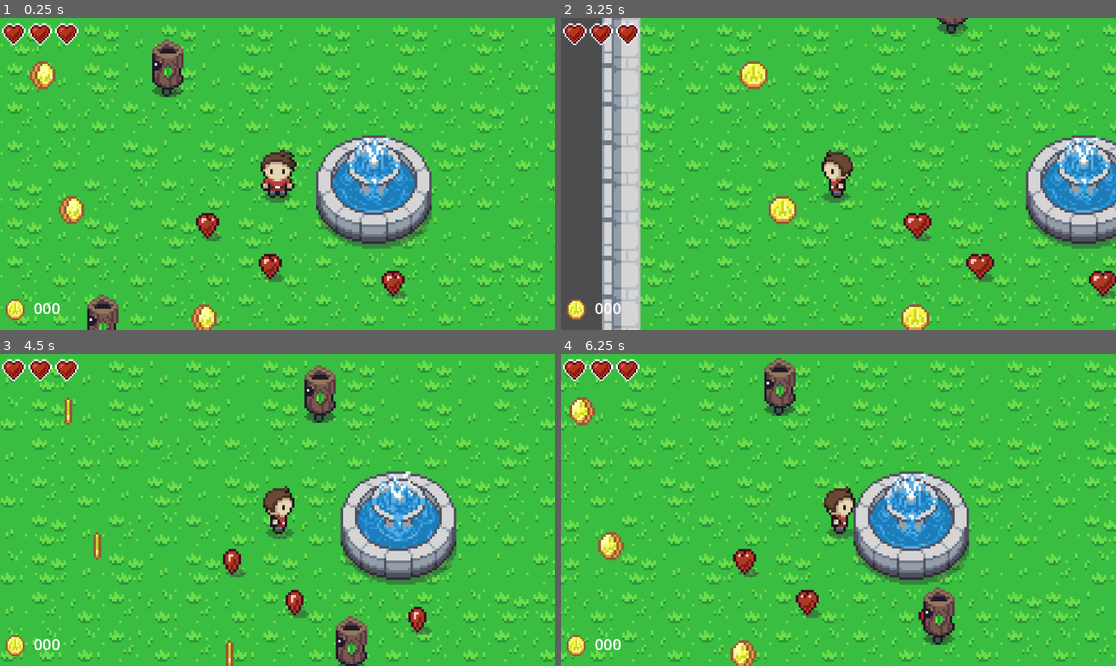
Above: before the commit, frames 1-4 (two rows, left to right).
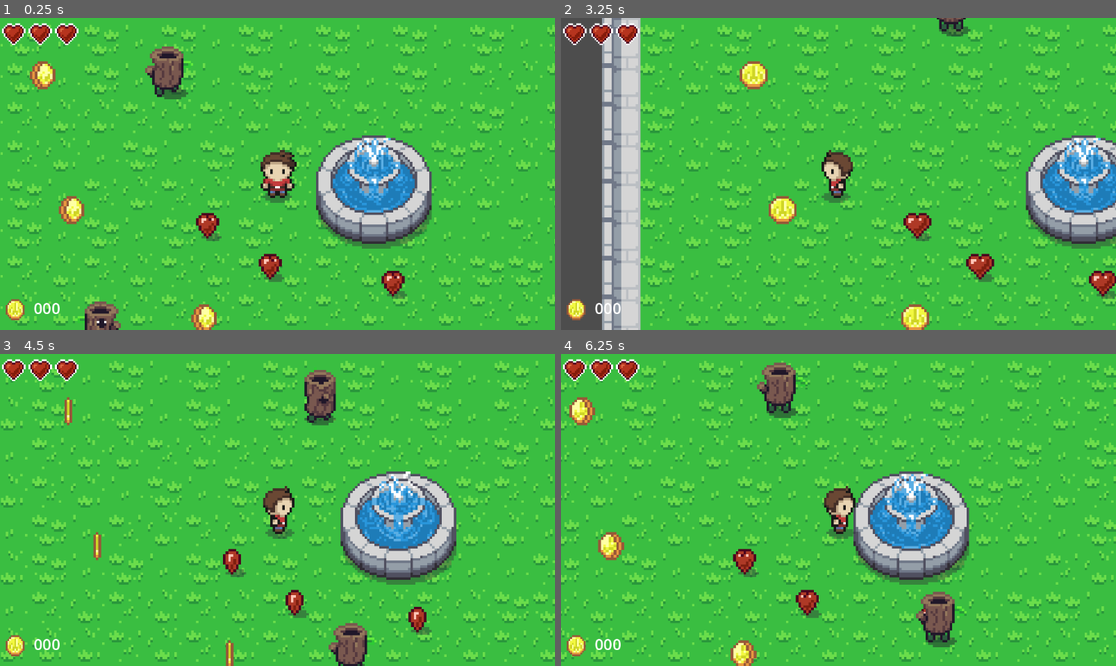
Above: after the commit, the same moments.

Repository: danielathome19/Game-Design-I
Game: Godot game, scene res://topdown.tscn
Same seed, same stepped clock (60 frames per second), same inputs: the game is played once before the commit and once after it. This scene is started directly instead of the project's main scene.
Inputs (mouse positions are in pixels of both pictures, inside the frame that each line leads up to):
- Up to frame 1 (0.25 s): no input
- Up to frame 2 (3.25 s): move the mouse to (960, 158) at 0.52 s; hold Right (ui_right) 0.53-1.25 s; tap ` (toggle_gravity) at 0.6, 2.1 s; click (960, 158) at 0.67 s; tap Keypad Enter (ui_accept) at 0.77 s; drag from (727, 189) to (610, 211) at 1.27 s; move the mouse to (894, 105) at 2.02 s; hold Left (ui_left) 2.03-2.75 s; drag from (810, 236) to (755, 74) at 2.77 s
- Up to frame 3 (4.5 s): move the mouse to (444, 556) at 3.52 s; hold Right (ui_right) 3.53-4.25 s; tap ` (toggle_gravity) at 3.6 s; tap Keypad Enter (ui_accept) at 3.77 s; drag from (111, 463) to (233, 559) at 4.27 s
- Up to frame 4 (6.25 s): move the mouse to (866, 510) at 5.02 s; hold Right (ui_right) 5.03-5.75 s; tap ` (toggle_gravity) at 5.1 s; click (866, 510) at 5.17 s; drag from (755, 432) to (744, 559) at 5.77 s

The runs differ from the first frame. In frame 1, 1.3% of the frame differs, in the area x 13-35%, y 6-100%; in frame 2, 0.2%; in frame 3, 1.3%; in frame 4, 1.5%, in the area x 35-74%, y 1-94%.

Commit message:
Update 12/4

Diff:
--- /dev/null
+++ b/entities/tdenemy.tscn
@@ -0,0 +1,191 @@
+[gd_scene load_steps=23 format=3 uid="uid://crhsvti6a6w87"]
+
+[ext_resource type="Script" path="res://tdenemy.gd" id="1_i2o0k"]
+[ext_resource type="Texture2D" uid="uid://2h28gnaxob7k" path="res://assets/log.png" id="2_0cdbb"]
+
+[sub_resource type="RectangleShape2D" id="RectangleShape2D_4vy1l"]
+size = Vector2(14.5, 24)
+
+[sub_resource type="RectangleShape2D" id="RectangleShape2D_l7j64"]
+size = Vector2(20, 22)
+
+[sub_resource type="AtlasTexture" id="AtlasTexture_yn4qx"]
+atlas = ExtResource("2_0cdbb")
+region = Rect2(0, 96, 32, 32)
+
+[sub_resource type="AtlasTexture" id="AtlasTexture_r7jxs"]
+atlas = ExtResource("2_0cdbb")
+region = Rect2(0, 0, 32, 32)
+
+[sub_resource type="AtlasTexture" id="AtlasTexture_tet7w"]
+atlas = ExtResource("2_0cdbb")
+region = Rect2(32, 0, 32, 32)
+
+[sub_resource type="AtlasTexture" id="AtlasTexture_okjr7"]
+atlas = ExtResource("2_0cdbb")
+region = Rect2(64, 0, 32, 32)
+
+[sub_resource type="AtlasTexture" id="AtlasTexture_gr82t"]
+atlas = ExtResource("2_0cdbb")
+region = Rect2(96, 0, 32, 32)
+
+[sub_resource type="AtlasTexture" id="AtlasTexture_hddus"]
+atlas = ExtResource("2_0cdbb")
+region = Rect2(0, 96, 32, 32)
+
+[sub_resource type="AtlasTexture" id="AtlasTexture_fmg8p"]
+atlas = ExtResource("2_0cdbb")
+region = Rect2(32, 96, 32, 32)
+
+[sub_resource type="AtlasTexture" id="AtlasTexture_dofhl"]
+atlas = ExtResource("2_0cdbb")
+region = Rect2(64, 96, 32, 32)
+
+[sub_resource type="AtlasTexture" id="AtlasTexture_037dw"]
+atlas = ExtResource("2_0cdbb")
+region = Rect2(96, 96, 32, 32)
+
+[sub_resource type="AtlasTexture" id="AtlasTexture_ihil6"]
+atlas = ExtResource("2_0cdbb")
+region = Rect2(0, 64, 32, 32)
+
+[sub_resource type="AtlasTexture" id="AtlasTexture_wnfqv"]
+atlas = ExtResource("2_0cdbb")
+region = Rect2(32, 64, 32, 32)
+
+[sub_resource type="AtlasTexture" id="AtlasTexture_gf5ps"]
+atlas = ExtResource("2_0cdbb")
+region = Rect2(64, 64, 32, 32)
+
+[sub_resource type="AtlasTexture" id="AtlasTexture_tqskm"]
+atlas = ExtResource("2_0cdbb")
+region = Rect2(96, 64, 32, 32)
+
+[sub_resource type="AtlasTexture" id="AtlasTexture_tahhj"]
+atlas = ExtResource("2_0cdbb")
+region = Rect2(0, 32, 32, 32)
+
+[sub_resource type="AtlasTexture" id="AtlasTexture_i1bvf"]
+atlas = ExtResource("2_0cdbb")
+region = Rect2(32, 32, 32, 32)
+
+[sub_resource type="AtlasTexture" id="AtlasTexture_yjayh"]
+atlas = ExtResource("2_0cdbb")
+region = Rect2(64, 32, 32, 32)
+
+[sub_resource type="AtlasTexture" id="AtlasTexture_2c8o7"]
+atlas = ExtResource("2_0cdbb")
+region = Rect2(96, 32, 32, 32)
+
+[sub_resource type="SpriteFrames" id="SpriteFrames_pmimh"]
+animations = [{
+"frames": [{
+"duration": 1.0,
+"texture": SubResource("AtlasTexture_yn4qx")
+}],
+"loop": true,
+"name": &"default",
+"speed": 5.0
+}, {
+"frames": [{
+"duration": 1.0,
+"texture": SubResource("AtlasTexture_r7jxs")
+}, {
+"duration": 1.0,
+"texture": SubResource("AtlasTexture_tet7w")
+}, {
+"duration": 1.0,
+"texture": SubResource("AtlasTexture_okjr7")
+}, {
+"duration": 1.0,
+"texture": SubResource("AtlasTexture_gr82t")
+}],
+"loop": true,
+"name": &"e_walk_down",
+"speed": 5.0
+}, {
+"frames": [{
+"duration": 1.0,
+"texture": SubResource("AtlasTexture_hddus")
+}, {
+"duration": 1.0,
+"texture": SubResource("AtlasTexture_fmg8p")
+}, {
+"duration": 1.0,
+"texture": SubResource("AtlasTexture_dofhl")
+}, {
+"duration": 1.0,
+"texture": SubResource("AtlasTexture_037dw")
+}],
+"loop": true,
+"name": &"e_walk_left",
+"speed": 5.0
+}, {
+"frames": [{
+"duration": 1.0,
+"texture": SubResource("AtlasTexture_ihil6")
+}, {
+"duration": 1.0,
+"texture": SubResource("AtlasTexture_wnfqv")
+}, {
+"duration": 1.0,
+"texture": SubResource("AtlasTexture_gf5ps")
+}, {
+"duration": 1.0,
+"texture": SubResource("AtlasTexture_tqskm")
+}],
+"loop": true,
+"name": &"e_walk_right",
+"speed": 5.0
+}, {
+"frames": [{
+"duration": 1.0,
+"texture": SubResource("AtlasTexture_tahhj")
+}, {
+"duration": 1.0,
+"texture": SubResource("AtlasTexture_i1bvf")
+}, {
+"duration": 1.0,
+"texture": SubResource("AtlasTexture_yjayh")
+}, {
+"duration": 1.0,
+"texture": SubResource("AtlasTexture_2c8o7")
+}],
+"loop": true,
+"name": &"e_walk_up",
+"speed": 5.0
+}]
+
+[node name="TDenemy" type="CharacterBody2D" groups=["Enemy"]]
+script = ExtResource("1_i2o0k")
+
+[node name="CollisionShape2D" type="CollisionShape2D" parent="."]
+position = Vector2(0.25, 1)
+shape = SubResource("RectangleShape2D_4vy1l")
+
+[node name="Sprite2D" type="Sprite2D" parent="."]
+visible = false
+texture = ExtResource("2_0cdbb")
+hframes = 6
+vframes = 4
+frame = 18
+
+[node name="AttackBox" type="Area2D" parent="."]
+
+[node name="CollisionShape2D" type="CollisionShape2D" parent="AttackBox"]
+position = Vector2(0, -1)
+shape = SubResource("RectangleShape2D_l7j64")
+debug_color = Color(0.984314, 0.0627451, 0, 0.2)
+
+[node name="RayCast2DR" type="RayCast2D" parent="."]
+target_position = Vector2(-48, -24)
+
+[node name="RayCast2DM" type="RayCast2D" parent="."]
+target_position = Vector2(-50, 0)
+
+[node name="RayCast2DL" type="RayCast2D" parent="."]
+target_position = Vector2(-48, 24)
+
+[node name="AnimatedSprite2D" type="AnimatedSprite2D" parent="."]
+sprite_frames = SubResource("SpriteFrames_pmimh")
+frame_progress = 0.983996
--- a/tdenemy.gd
+++ b/tdenemy.gd
@@ -23,6 +23,19 @@
 	Vector2.ZERO
 ]
 
+var state_animations = [
+	"",
+	"e_walk_up",
+	"e_walk_down",
+	"e_walk_left",
+	"e_walk_right",
+	"e_walk_left",
+	"e_walk_right",
+	"e_walk_left",
+	"e_walk_right",
+	""
+]
+
 var inertia = Vector2()
 var ai_timer_max = 0.5
 var ai_timer = ai_timer_max - randi() % 5
@@ -37,6 +50,34 @@
 @onready var raycastR = $RayCast2DR
 @onready var raycastM = $RayCast2DM
 @onready var raycastL = $RayCast2DL
+
+@onready var anim_player = $AnimatedSprite2D
+
+var drops = ["drop_coin", "drop_heart"]
+var coin_scene = preload("res://entities/coin.tscn")
+var heart_scene = preload("res://entities/mini_heart.tscn")
+
+func vec2_offset():
+	return Vector2(randf_range(-10.0, 10.0), randf_range(-10.0, 10.0))
+
+func drop_scene(item_scene):
+	item_scene.global_position = self.global_position + vec2_offset()
+	get_tree().current_scene.add_child(item_scene)
+
+func drop_heart():
+	var heart = heart_scene.instantiate()
+	drop_scene(heart)
+
+func drop_coin():
+	var coin = coin_scene.instantiate()
+	coin.value = money_value
+	drop_scene(coin)
+
+func drop_item():
+	var num_drops = randi() % 3 + 1
+	for i in range(num_drops):
+		var rnd_drop = drops[randi() % drops.size()]
+		call_deferred(rnd_drop)
 
 func turn_toward_player_location(location: Vector2):
 	# Set the satte to move toward the player
@@ -63,6 +104,7 @@
 		# TODO: damage intensity & shader
 		if HEALTH <= 0:
 			# TODO: drop item and play sound
+			drop_item()
 			queue_free()
 		else:
 			if attacker != null:
@@ -115,7 +157,12 @@
 		var direction = state_directions[int(AI_STATE)]
 		velocity = direction * SPEED
 
-		# TODO: walk animation stuff
+		var animation = state_animations[int(AI_STATE)]
+		if animation and not anim_player.is_playing():
+			anim_player.play(animation)
+
+		if AI_STATE == STATES.IDLE and anim_player.is_playing():
+			anim_player.stop()
 
 		velocity += inertia
 		move_and_slide()
--- a/tdenemy.tscn
+++ /dev/null
@@ -1,78 +0,0 @@
-[gd_scene load_steps=7 format=3 uid="uid://crhsvti6a6w87"]
-
-[ext_resource type="Script" path="res://tdenemy.gd" id="1_i2o0k"]
-[ext_resource type="Texture2D" uid="uid://2h28gnaxob7k" path="res://assets/log.png" id="2_0cdbb"]
-
-[sub_resource type="RectangleShape2D" id="RectangleShape2D_4vy1l"]
-size = Vector2(14.5, 24)
-
-[sub_resource type="RectangleShape2D" id="RectangleShape2D_l7j64"]
-size = Vector2(20, 22)
-
-[sub_resource type="AtlasTexture" id="AtlasTexture_yn4qx"]
-atlas = ExtResource("2_0cdbb")
-region = Rect2(0, 96, 32, 32)
-
-[sub_resource type="SpriteFrames" id="SpriteFrames_pmimh"]
-animations = [{
-"frames": [{
-"duration": 1.0,
-"texture": SubResource("AtlasTexture_yn4qx")
-}],
-"loop": true,
-"name": &"default",
-"speed": 5.0
-}, {
-"frames": [],
-"loop": true,
-"name": &"e_walk_down",
-"speed": 5.0
-}, {
-"frames": [],
-"loop": true,
-"name": &"e_walk_left",
-"speed": 5.0
-}, {
-"frames": [],
-"loop": true,
-"name": &"e_walk_right",
-"speed": 5.0
-}, {
-"frames": [],
-"loop": true,
-"name": &"e_walk_up",
-"speed": 5.0
-}]
-
-[node name="TDenemy" type="CharacterBody2D" groups=["Enemy"]]
-script = ExtResource("1_i2o0k")
-
-[node name="CollisionShape2D" type="CollisionShape2D" parent="."]
-position = Vector2(0.25, 1)
-shape = SubResource("RectangleShape2D_4vy1l")
-
-[node name="Sprite2D" type="Sprite2D" parent="."]
-visible = false
-texture = ExtResource("2_0cdbb")
-hframes = 6
-vframes = 4
-frame = 18
-
-[node name="AttackBox" type="Area2D" parent="."]
-
-[node name="CollisionShape2D" type="CollisionShape2D" parent="AttackBox"]
-position = Vector2(0, -1)
-shape = SubResource("RectangleShape2D_l7j64")
-debug_color = Color(0.984314, 0.0627451, 0, 0.2)
-
-[node name="RayCast2DR" type="RayCast2D" parent="."]
-target_position = Vector2(-48, -24)
-
-[node name="RayCast2DM" type="RayCast2D" parent="."]
-target_position = Vector2(-50, 0)
-
-[node name="RayCast2DL" type="RayCast2D" parent="."]
-target_position = Vector2(-48, 24)
-
-[node name="AnimatedSprite2D" type="AnimatedSprite2D" parent="."]
-sprite_frames = SubResource("SpriteFrames_pmimh")
--- a/topdown.tscn
+++ b/topdown.tscn
@@ -6,7 +6,7 @@
 [ext_resource type="PackedScene" uid="uid://bhmuqrxvmtid0" path="res://change_lvl.tscn" id="4_qqb30"]
 [ext_resource type="PackedScene" uid="uid://dg2huub1xoqaa" path="res://entities/coin.tscn" id="5_flq0w"]
 [ext_resource type="PackedScene" uid="uid://brpiwm75r0tjs" path="res://entities/mini_heart.tscn" id="6_h7o2j"]
-[ext_resource type="PackedScene" uid="uid://crhsvti6a6w87" path="res://tdenemy.tscn" id="7_tmt14"]
+[ext_resource type="PackedScene" uid="uid://crhsvti6a6w87" path="res://entities/tdenemy.tscn" id="7_tmt14"]
 
 [sub_resource type="TileSetAtlasSource" id="TileSetAtlasSource_g82a8"]
 texture = ExtResource("3_d3o4y")
